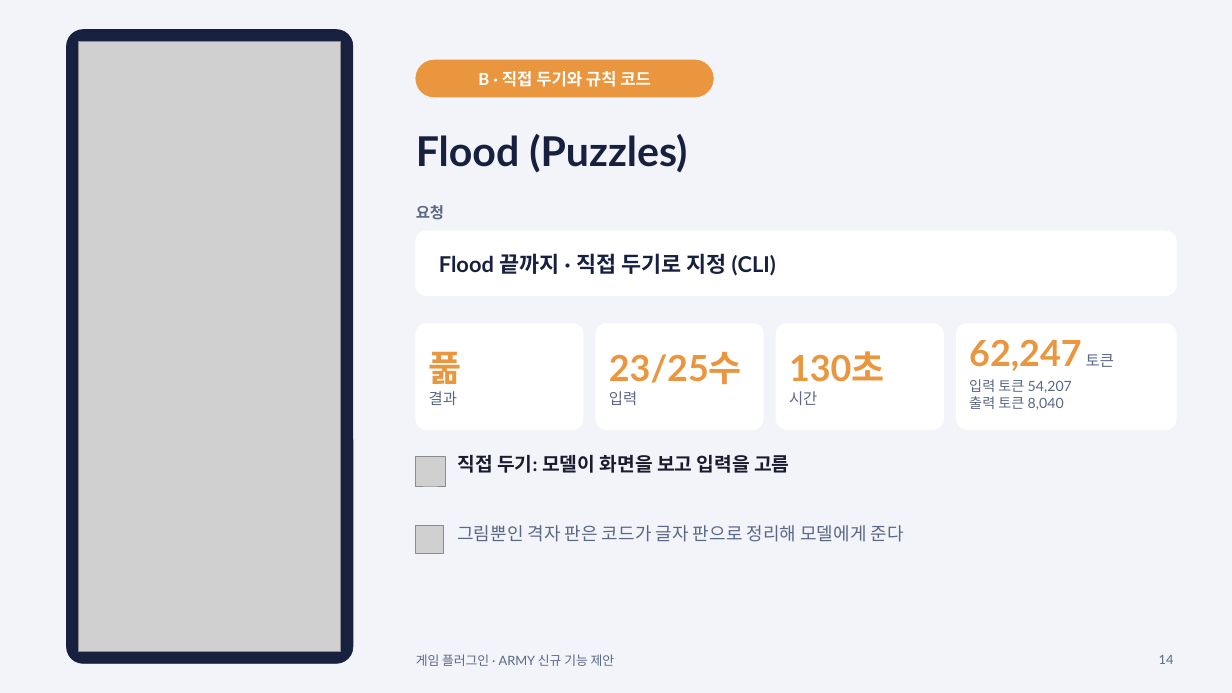
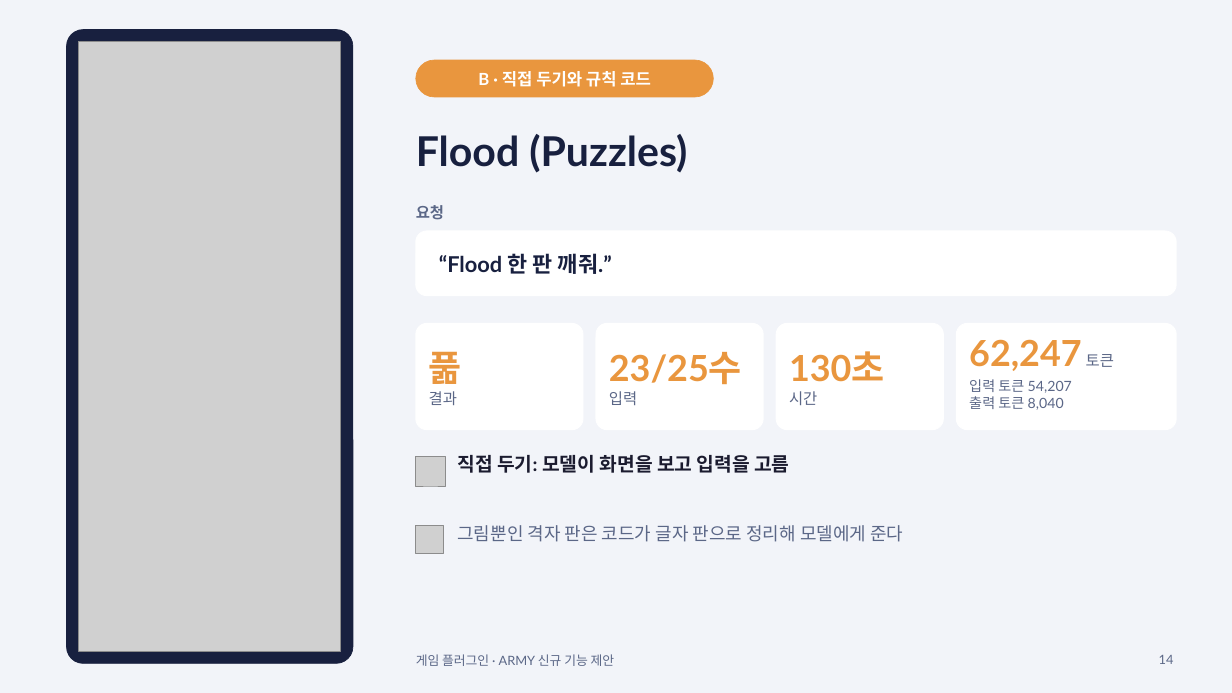
Before and after one commit to jimni-kim/game-lab, a slide deck: slide 14 of final/game-plugin-intro.pptx. Drawn at 1232x693 pixels with LibreOffice and Linux fonts; fonts in the diff are those of the drawing; grey boxes stand for pictures. Boxes give left, top, right and bottom in pixels: in the first picture for what was removed or moved away, otherwise in the second. Text is boxed around its words. In the diff, an @@ line names an element or a change of style, - is before the commit and + after.

```diff
--- a/final/game-plugin-intro.pptx
+++ b/final/game-plugin-intro.pptx
@@ text at bbox=[439, 253, 612, 274]: text changed @@
-Flood 끝까지 · 직접 두기로 지정 (CLI)
+“Flood 한 판 깨줘.”
```
Also in this commit, not shown: 10 other slides changed, 3 other files.
